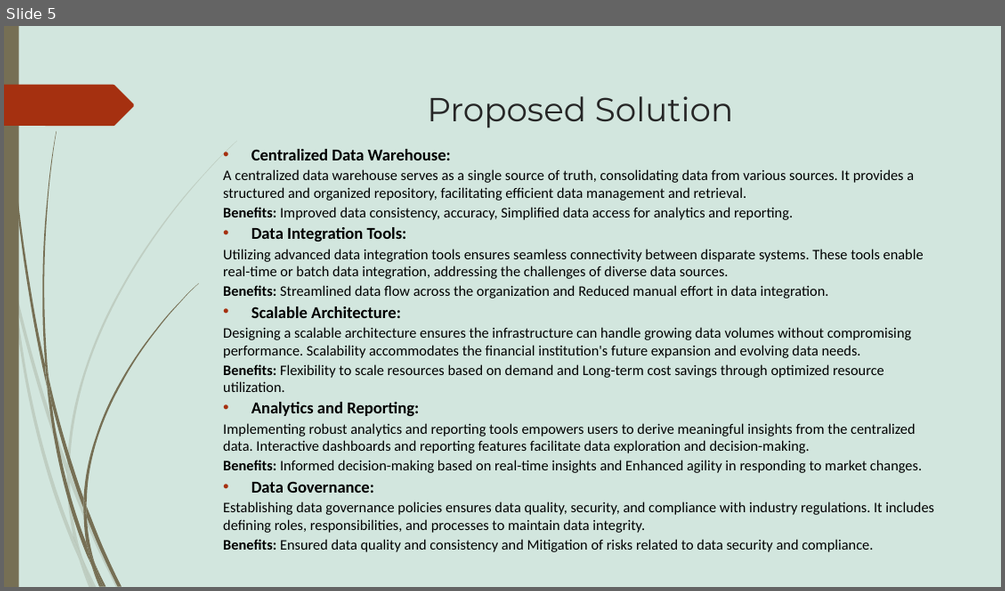
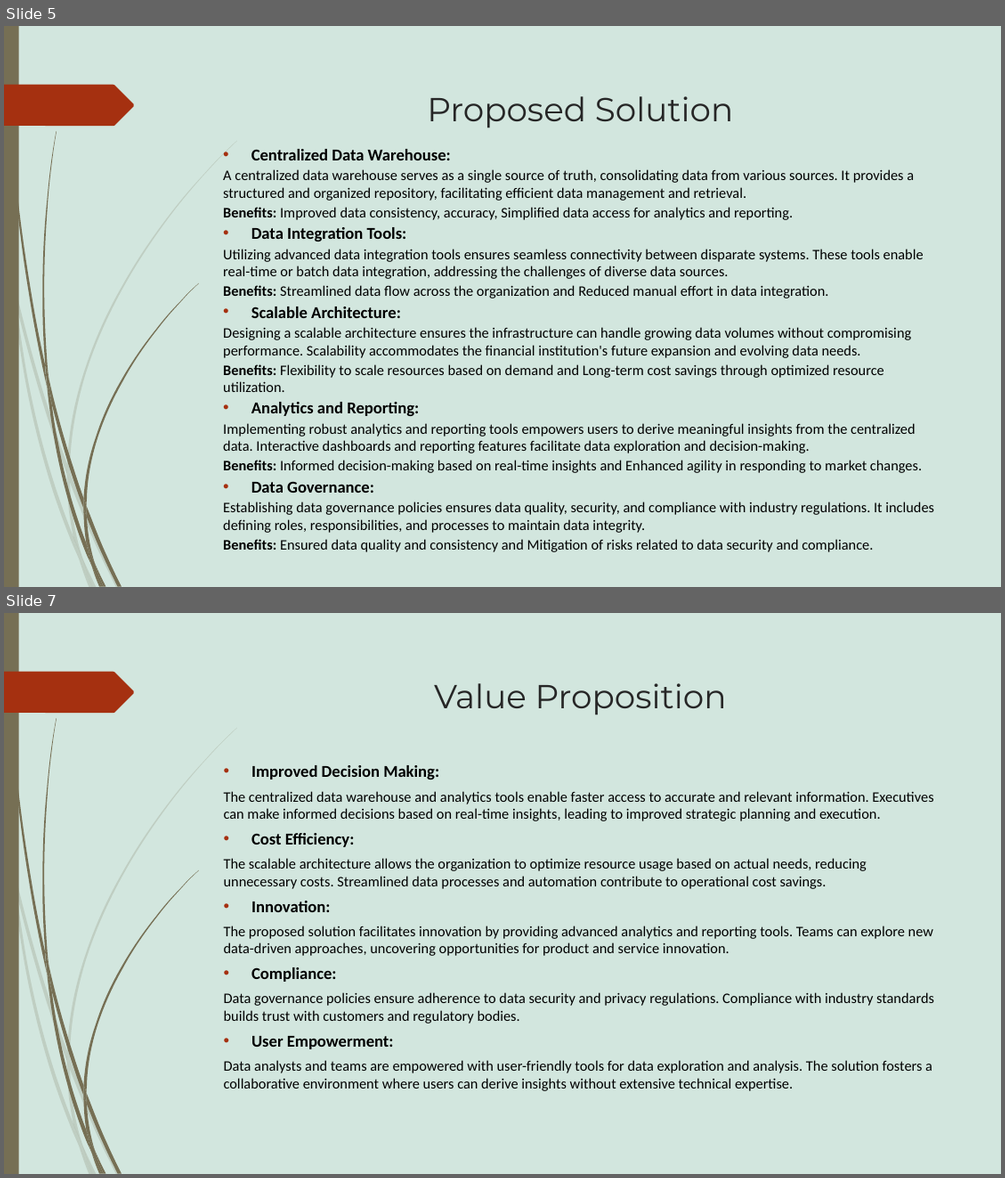
Before and after one commit to Akshay-Paunikar/Forage_Virtual_Internship_Program, a slide deck: PWC - Digital Intelligence/Task 4 - Data Analytics Strategy/Task_4_Data_Analytics_Strategy.pptx. Shown one above the other, each under a label of ours: slide 5 before the commit, slides 5 and 7 after it; the slides between them are not shown. The pictures are 1005x591 and 1005x1178 pixels, drawn with LibreOffice and Linux fonts; fonts in the diff are those of the drawing. Boxes give left, top, right and bottom in pixels: in the first picture for what was removed or moved away, otherwise in the second. Text is boxed around its words. In the diff, an @@ line names an element or a change of style, - is before the commit and + after.

```diff
--- a/PWC - Digital Intelligence/Task 4 - Data Analytics Strategy/Task_4_Data_Analytics_Strategy.pptx
+++ b/PWC - Digital Intelligence/Task 4 - Data Analytics Strategy/Task_4_Data_Analytics_Strategy.pptx
@@ slide 7 added at (4, 613, 1001, 1174), background #C3DED3 at 75% opacity; not listed: 24 template elements that a slide beside it also shows @@
@@ title added at (434, 683, 727, 715), 32 pt, text #262626 @@
+Value Proposition
@@ text added at (224, 765, 934, 1091), 14 pt, text #000000 @@
+• Improved Decision Making:
+The centralized data warehouse and analytics tools enable faster access to accurate and relevant information. Executives can make informed decisions based on real-time insights, leading to improved strategic planning and execution.
+• Cost Efficiency:
+The scalable architecture allows the organization to optimize resource usage based on actual needs, reducing unnecessary costs. Streamlined data processes and automation contribute to operational cost savings.
+• Innovation:
+The proposed solution facilitates innovation by providing advanced analytics and reporting tools. Teams can explore new data-driven approaches, uncovering opportunities for product and service innovation.
+• Compliance:
+Data governance policies ensure adherence to data security and privacy regulations. Compliance with industry standards builds trust with customers and regulatory bodies.
+• User Empowerment:
+Data analysts and teams are empowered with user-friendly tools for data exploration and analysis. The solution fosters a collaborative environment where users can derive insights without extensive technical expertise.
```
Also in this commit, not shown: 4 other slides added.
